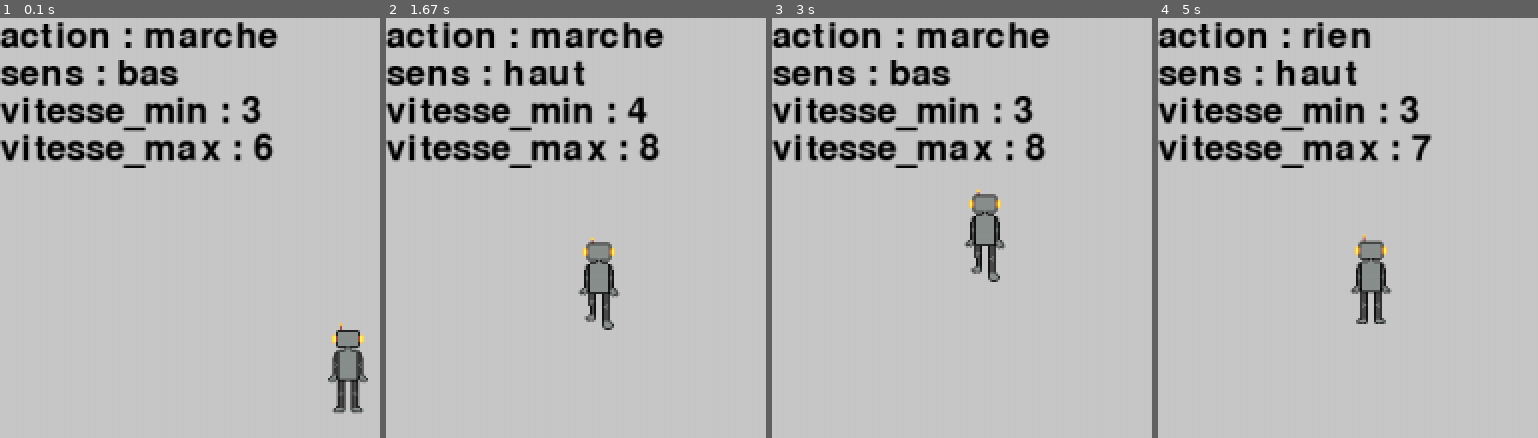
Above: before the commit, frames 1-4 (left to right).
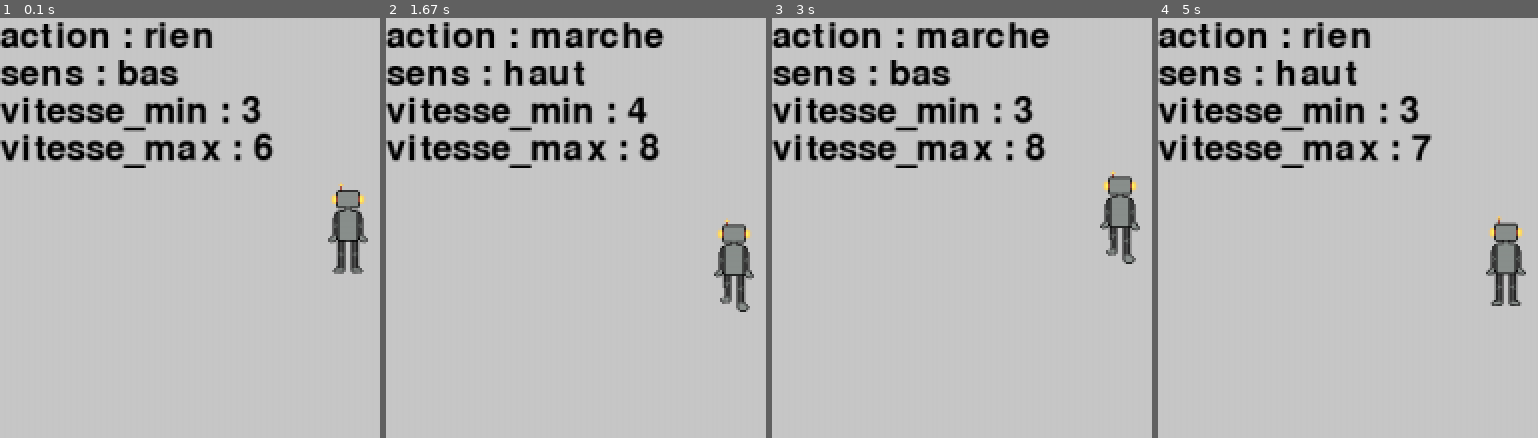
Above: after the commit, the same moments.

Repository: artieur262/Roborancon
Game: pygame game, started from teste5.py
The game is run twice, just before and just after one commit, with the same random seed, the same clock (stepped at 60 frames per second) and the same inputs.
Inputs:
- Up to frame 1 (0.1 s): no input
- Up to frame 2 (1.67 s): hold R 0.33-0.8 s; hold Right 0.33-0.8 s; hold Right 0.83-1.3 s; tap Space at 0.9, 1.2, 1.4 s; tap Shift at 0.98 s; hold Up 1.33-1.63 s; tap S at 1.48 s
- Up to frame 3 (3 s): hold Right 1.67-2.13 s; tap Space at 1.73, 2.03, 2.23, 2.53, 2.8 s; hold Left 2.17-2.7 s; tap Shift at 2.32 s; hold Down from 2.73 s (still down); tap S at 2.88 s
- Up to frame 4 (5 s): release Down at 3.03 s; hold Left 3.07-3.47 s; tap Space at 3.13, 3.43, 3.57, 3.97, 4.27, 4.63 s; hold Up 3.5-3.87 s; tap Shift at 3.65 s; hold Right 3.9-4.53 s; tap S at 4.05 s; hold Down 4.57-4.93 s; hold Left from 4.97 s (still down)

The runs differ from the first frame. In frame 1, 4.1% of the frame differs, in the area x 40-97%, y 0-95%; in frame 2, 2.8%; in frame 3, 2.8%; in frame 4, 2.8%.

Commit message:
modification du spawn et de l'action de départ

Diff:
--- a/teste5.py
+++ b/teste5.py
@@ -137,9 +137,10 @@
     playeur.action = "marche_bas"
     clok = pygame.time.Clock()
     tick = 0
-    action="marche"
+    action="rien"
     sens="bas"
     list_text = [genere_texture((250,25),(0,0,0,0)) for _ in range(4)]
+    playeur.set_pos((100, 10))
     while True:
         for event in pygame.event.get():
             if event.type == pygame.QUIT:
@@ -150,7 +151,7 @@
                     if action == "rien":
                         playeur.arrete()
                 if event.key == pygame.K_r:
-                    playeur.set_pos((10, 10))
+                    playeur.set_pos((100, 10))
                 if event.key == pygame.K_UP:
                     playeur.stats["vitesse_min"] += 1
                 if event.key == pygame.K_DOWN:
